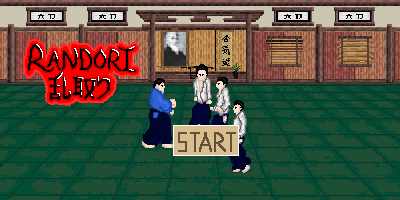
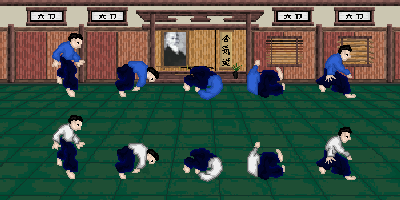
Comparing the layer stacks of the two 400 × 200 images. Changes:
hid "Paint Layer 1 Merged", painted on it over [64, 33, 320, 182]
hid "Paint Layer 1" over [23, 33, 285, 182]
added layer "Copy of 27.png Merged" (1st of 2) above "Copy of 27.png Merged" over [23, 33, 356, 182]
added layer "Copy of 27.png Merged" (2nd of 2) above "uke.png" over [23, 33, 356, 182]
hid "uke.png" (1st of 2), painted on it over [44, 33, 356, 182]
hid "uke.png" (2nd of 2), painted on it over [23, 33, 356, 182]
hid "Paint Layer 1(pasted)" over [23, 33, 281, 182]
hid "27.png" over [136, 77, 200, 178]
painted on "background Merged" over [23, 33, 356, 182]
